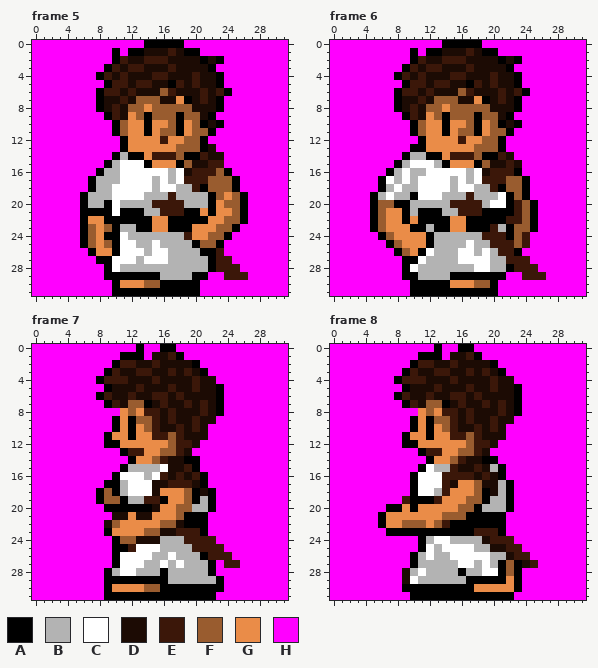
Pixel-art file: images/player.ase. Above is the file before it was changed.
32x32 pixels, 8 frames. Shown: frame 5, frame 6, frame 7, frame 8.
Palette (. is transparent): A #000000  B #b3b3b3  C #ffffff  D #1c0b04  E #3b1709  F #995c2f  G #ea8c48  H #ff00ff
Pixels before, frame 5, first column x 0:
 0 HHHHHHHHHHHHHHAAAAAHHHHHHHHHHHHH
 1 HHHHHHHHHHAHAADDDEDAAHHHHHHHHHHH
 2 HHHHHHHHHHAEDDEEEDDDDADAHHHHHHHH
 3 HHHHHHHHHAEDEEDDDEDDDDAHHHHHHHHH
 4 HHHHHHHHAEDEDDDEEDDDEDDAHHHHHHHH
 5 HHHHHHHHHAEEDEEDDAEDEDDAHHHHHHHH
 6 HHHHHHHHAEEDEDDDFEDDDEDEAHHHHHHH
 7 HHHHHHHHADDEDFFFDDGADEDAHHHHHHHH
 8 HHHHHHHHADEDFFGFFFFFDDDAHHHHHHHH
 9 HHHHHHHHHAEDGFAFFFAFFDAHHHHHHHHH
10 HHHHHHHHHHAFGGAGGFAGFADAHHHHHHHH
11 HHHHHHHHHHAFGGAGFFAGFFAHHHHHHHHH
12 HHHHHHHHHHHAGGGGEGGFFAHHHHHHHHHH
13 HHHHHHHHHHHAGGGGGGFFFADHHHHHHHHH
14 HHHHHHHHHHABAAGEEEFAAEDDHHHHHHHH
15 HHHHHHHHHABCCCAGGGAFDDEEHHHHHHHH
16 HHHHHHHHABBCCCCCCBCDEEEFAHHHHHHH
17 HHHHHHHABBBCCCCBCBCEEEFFFAHHHHHH
18 HHHHHHHABBCCCCCBCCBBEAFFFAHHHHHH
19 HHHHHHABBBCCCCBBBEBBBBAFGFAHHHHH
20 HHHHHHABBACBBBBEEEEBBBAGFFAHHHHH
21 HHHHHHAAAACAAABBEEEAAGAGGFAHHHHH
22 HHHHHHAGGAAAAAAGGAAAAAGGFFAHHHHH
23 HHHHHHAFGFABBAAGGAAAGGGFFAHHHHHH
24 HHHHHHAFGAACBBBBBBBEGGFFAHHHHHHH
25 HHHHHHAFGFACCBBCBBBBAFFAHHHHHHHH
26 HHHHHHHAGGACCCBCCBBBBAAEHHHHHHHH
27 HHHHHHHHAACCCBCCCBBBBBAEEHHHHHHH
28 HHHHHHHHHACBBBBBBBBBBBAEEEHHHHHH
29 HHHHHHHHHAAAAAAABBBBAAHHEEEHHHHH
30 HHHHHHHHHHAGGGFFAAAAAHHHHHHHHHHH
31 HHHHHHHHHHAAAAAAAAAAAHHHHHHHHHHH
Pixels before, frame 6, first column x 0:
 0 HHHHHHHHHHHHHHAAAAAHHHHHHHHHHHHH
 1 HHHHHHHHHHAHAADDDEDAAHHHHHHHHHHH
 2 HHHHHHHHHHAEDDEEEDDDDADAHHHHHHHH
 3 HHHHHHHHHAEDEEDDDEDDDDAHHHHHHHHH
 4 HHHHHHHHAEDEDDDEEDDDEDDAHHHHHHHH
 5 HHHHHHHHHAEEDEEDDAEDEDDAHHHHHHHH
 6 HHHHHHHHAEEDEDDDFEDDDEDEAHHHHHHH
 7 HHHHHHHHADDEDFFFDDGADEDAHHHHHHHH
 8 HHHHHHHHADEDFFGFFFFFDDDAHHHHHHHH
 9 HHHHHHHHHAEDGFAFFFAFFDAHHHHHHHHH
10 HHHHHHHHHHAFGGAGGFAGFADAHHHHHHHH
11 HHHHHHHHHHAFGGAGFFAGFFAHHHHHHHHH
12 HHHHHHHHHHHAGGGGEGGFFAHHHHHHHHHH
13 HHHHHHHHHHAAGGGGGGFFFAHHHHHHHHHH
14 HHHHHHHHHABBAAGEEEFAAEDHHHHHHHHH
15 HHHHHHHHABCCCBAGGGAFDDEDHHHHHHHH
16 HHHHHHHABCBBCCCCCBCDEEEAHHHHHHHH
17 HHHHHHACBCBCCCCBCBCEEEFFAHHHHHHH
18 HHHHHHABCBBCCCCBCCBBEAFFAHHHHHHH
19 HHHHHABCBBACCCBBBEBBBCAFAHHHHHHH
20 HHHHHAFFAABBBBBEEEEBCCAEFAHHHHHH
21 HHHHHAFGGABAAABBEEEAAAAEFAHHHHHH
22 HHHHHAFGGAGAAAAGGAAAAAEEFAHHHHHH
23 HHHHHAFGGGAABAAGGAAAEBAFFAHHHHHH
24 HHHHHHAFGGGGABBBBBBEEEAFEHHHHHHH
25 HHHHHHHAFGGGABBBBCBBEEEFEHHHHHHH
26 HHHHHHHHAFGACBBBCCBCBEEAHHHHHHHH
27 HHHHHHHHHAACBBBBCCCCBBEEEHHHHHHH
28 HHHHHHHHHACBBBBBBBCCBBAEEEHHHHHH
29 HHHHHHHHHAABBBBAAAAAAAHHEEEHHHHH
30 HHHHHHHHHHAAAAAGGGFFAHHHHHHHHHHH
31 HHHHHHHHHHAAAAAAAAAAAHHHHHHHHHHH
Pixels before, frame 7, first column x 0:
 0 HHHHHHHHHHHHHAHHAAHHHHHHHHHHHHHH
 1 HHHHHHHHHHHAAAHDDEAHHHHHHHHHHHHH
 2 HHHHHHHHHHAEEDDEDDDDAHHHHHHHHHHH
 3 HHHHHHHHHAEDDEEDDEDEDAHHHHHHHHHH
 4 HHHHHHHHAEEEDDDEDDDDEDDHHHHHHHHH
 5 HHHHHHHHHADDDEDDDEDDEDDAHHHHHHHH
 6 HHHHHHHHAEDDEDDEEDEDDDDAHHHHHHHH
 7 HHHHHHHHHAEDFFADEDDEDEDAHHHHHHHH
 8 HHHHHHHHHHHGFGEEDEDDDEDAHHHHHHHH
 9 HHHHHHHHHHAGAFFEDEDDEDDHHHHHHHHH
10 HHHHHHHHHHAGAGFEDDEDEDHHHHHHHHHH
11 HHHHHHHHHAGGAGGEEFEDDDHHHHHHHHHH
12 HHHHHHHHHAAGGGGGGFEEDHHHHHHHHHHH
13 HHHHHHHHHHHAEEGGFFEDHHHHHHHHHHHH
14 HHHHHHHHHHHHAGGFEDDAAHHHHHHHHHHH
15 HHHHHHHHHHHABBBBCDDEAHHHHHHHHHHH
16 HHHHHHHHHHACCCBCEDEDEAHHHHHHHHHH
17 HHHHHHHHHAABCCCDDEEEDAHHHHHHHHHH
18 HHHHHHHHAFABCCCDGGGFADAHHHHHHHHH
19 HHHHHHHHAFFABBEEAGGFABAHHHHHHHHH
20 HHHHHHHHHAAAAAADGGFFBBAHHHHHHHHH
21 HHHHHHHHHHDDGDDGGGFAAAHHHHHHHHHH
22 HHHHHHHHHDFGGGGGFFDAAAHHHHHHHHHH
23 HHHHHHHHHAGGGGFFDDEEEAHHHHHHHHHH
24 HHHHHHHHHHAFFDDDBBBEEEEHHHHHHHHH
25 HHHHHHHHHHAAECCCBBBBEEEEHHHHHHHH
26 HHHHHHHHHHACCCCBBCBBBAEEEHHHHHHH
27 HHHHHHHHHHACCCBBCBCBBBAHEEHHHHHH
28 HHHHHHHHHABCCBBBABBBBBAHHHHHHHHH
29 HHHHHHHHHAAAAAAAABBBBBBAHHHHHHHH
30 HHHHHHHHHAGGGGFFAAAAAAAAHHHHHHHH
31 HHHHHHHHHAAAAAAAAAAAAAAHHHHHHHHH
Pixels before, frame 8, first column x 0:
 0 HHHHHHHHHHHHHAHHAAHHHHHHHHHHHHHH
 1 HHHHHHHHHHHAAAHDDEAHHHHHHHHHHHHH
 2 HHHHHHHHHHAEEDDEDDDDAHHHHHHHHHHH
 3 HHHHHHHHHAEDDEEDDEDEDAHHHHHHHHHH
 4 HHHHHHHHAEEEDDDEDDDDEDDHHHHHHHHH
 5 HHHHHHHHHADDDEDDDEDDEDDAHHHHHHHH
 6 HHHHHHHHAEDDEDDEEDEDDDDAHHHHHHHH
 7 HHHHHHHHHAEDFFADEDDEDEDAHHHHHHHH
 8 HHHHHHHHHHHGFGEEDEDDDEDAHHHHHHHH
 9 HHHHHHHHHHAGAFFEDEDDEDDHHHHHHHHH
10 HHHHHHHHHHAGAGFEDDEDEDHHHHHHHHHH
11 HHHHHHHHHAGGAGGEEFEDDDHHHHHHHHHH
12 HHHHHHHHHAAGGGGGGFEEDHHHHHHHHHHH
13 HHHHHHHHHHHAEEGGFFEDHHHHHHHHHHHH
14 HHHHHHHHHHHHAGGFEDDAAHHHHHHHHHHH
15 HHHHHHHHHHHACBBEDDEDBAHHHHHHHHHH
16 HHHHHHHHHHACCCEEEEDEDAHHHHHHHHHH
17 HHHHHHHHHHACCCEDGGFDDBAHHHHHHHHH
18 HHHHHHHHHHACCBEGGGFADBAHHHHHHHHH
19 HHHHHHHHHEAAAEGGGFFABBAHHHHHHHHH
20 HHHHHHHAAGAGGGGGFFABBBAHHHHHHHHH
21 HHHHHHAGGGGGGGFFFAAAAAHHHHHHHHHH
22 HHHHHHAGGFFFGFEAAAAAAAHHHHHHHHHH
23 HHHHHHHAAAAAAAAAAAEEEAHHHHHHHHHH
24 HHHHHHHHHHHABCCBBBBDEEEHHHHHHHHH
25 HHHHHHHHHHHACBCCCCBBDDEEHHHHHHHH
26 HHHHHHHHHHABCBBCCCCCBBDEEHHHHHHH
27 HHHHHHHHHHABBBBBCCBCBAFADEHHHHHH
28 HHHHHHHHHDBCBBBBABBCCAFAHHHHHHHH
29 HHHHHHHHHDCBBBBBBAAAAAGAHHHHHHHH
30 HHHHHHHHHAAAAAAAAAGGGGGAHHHHHHHH
31 HHHHHHHHHHAAAAAAAAAAAAAHHHHHHHHH
The same view after the edit:
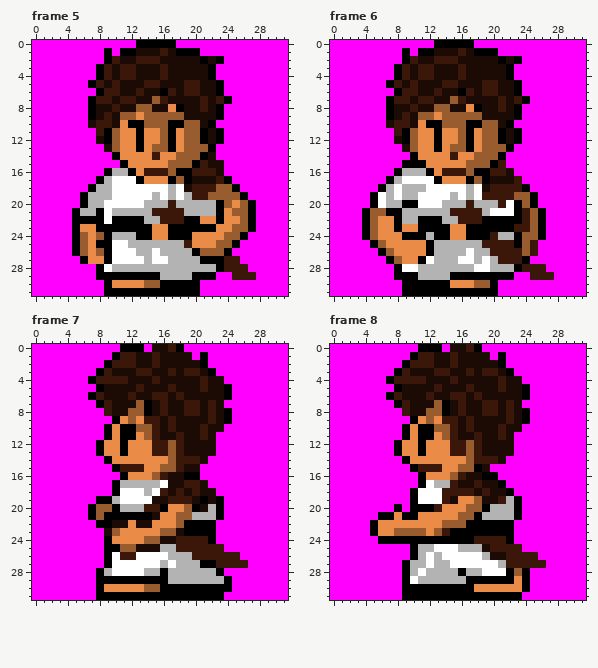
From the commit log: Partial progress on player proportions
Edits made:
Changed rows in their new state; - is an unchanged pixel.
Frame 5:
first column x 5:
 0 --------A----H---------
 1 ----AHA-D--EDA---------
 2 ----AED-E--D-----------
 3 ---AEDE-D--ED----------
 4 -------E--D----D-AH----
 5 --AED-D-D-E-DDE--------
 6 -------DE--A--EED-AH---
 7 --AEE--EDD-E-DD---EA---
 8 --AD---D-FDDGAD-E------
 9 --ADEDFFGF---FDD-DA----
10 --DEEDGAAFFFA-F-DAH----
11 ---EAFG-AG--AGF-ADA----
12 ---DAFG-A--FA----DA----
13 ----DFG-A-FFAG--FA-----
14 ------GGG--GG-FFA-H----
15 ----HHAGGG--FF-AEDD----
16 ---HA-BAGEEEFAA---DH---
17 --HA-C--AGGGAFADDDEAH--
18 ----------C-BCD-EE-----
19 ---------C-CBC-EEF-F---
20 ----C-CCC-BB-B---BA-GFA
21 ABB-CBBBB-E---BBBBA--FA
22 A-AAC----BBEEE--G-AGGFA
23 AGGAA-AA-------AAAGGFFA
24 AFGF-BB-AAGGAAA--GGFFA-
25 AFGAAC-B--B---EGGGFFA--
26 AFGFAC--B--B---AFFFA---
27 -AGG----CB------A-A-E--
28 ---ACB-----------BA--E-
29 ---A-------------A-H--E
30 ----AG-----------------
31 ----A------------------
Frame 6:
first column x 4:
 0 ---------A----H---------
 1 -----AHA-D--EDA---------
 2 -----AED-E--D-----------
 3 ----AEDE-D--ED----------
 4 --------E--D----D-AH----
 5 ---AED-D-D-E-DDE--------
 6 --------DE--A--EED-AH---
 7 ---AEE--EDD-E-DD---EA---
 8 ---AD---D-FDDGAD-E------
 9 ---ADEDFFGF---FDD-DA----
10 ---DEEDGAAFFFA-F-DAH----
11 ----EAFG-AG--AGF-ADA----
12 ----DAFG-A--FA----DA----
13 -----DFG-A-FFAG--FA-----
14 -----HAGGG--GG-FFAH-----
15 ----HAAAGGG--FF-AEHH----
16 ---HAB--AGEEEFAA--DH----
17 --HA--C--AGGGAFADDDEH---
18 -------B---C-BCD-EEE----
19 --CBC-B---C-CBCEEEE-FA--
20 --CBB-ACCC-BB-B-BECA----
21 AF-AAB-BBB-E---BCCCAEFA-
22 AFG-ABB---BBEEE---AAEFA-
23 AFG-A-G-A-------AA-EEFA-
24 AFGG-AAABAAGGAAA-BBAFFA-
25 -AFGG--------B-E---AFE--
26 --AFGG-GA---B--BE--EFE--
27 ---AFGGAC-----B--E--A---
28 ----AC------------BA--E-
29 ----A-------------A-H--E
30 -----A------------------
31 -----A------------------
Frame 7:
first column x 7:
 0 ----AA--DDEA--------
 1 ---AEEDDE-DDD-A-----
 2 --AE---------DA-----
 3 -AED---------EDA----
 4 AE-----------DE-D---
 5 -AD----------DE-DA--
 6 AED-------------DA--
 7 -AED-D-------EDED---
 8 --EDD-FADED-EEDEDA--
 9 -----FGE-----D-EDA--
10 --AGA-F---ED-DEDD---
11 ----A--F-DD---ED----
12 -AGGA---EE--D-DD----
13 -AGG-GG-EE---DDD----
14 --AGGG--GGFEEED-----
15 ---AEEEGGFFEDD------
16 ---HAGGGF--DAAH-----
17 --H--BBBBCDD-ED-----
18 -HH-C--BCEDEDE-D----
19 --ABCCCCDDEEEDADA---
20 AFF-BBBEEA-G-ADBA---
21 AFAAAAAAD---FBBBA---
22 -AADD-DD-GGF---A----
23 --DF---GGFFDAA-A----
24 --AGGGGFFDDE---A----
25 --A-FFDDD--EE-------
26 --ACEE--CCB--EE---E-
27 --AC---CCBCB--A-E--E
28 -ABC--C--------BA---
29 -A--------------BA--
30 -AG--------------A--
31 -A--------------A---
Frame 8:
first column x 5:
 0 ------AA--DDEA--------
 1 -----AEEDDE-DDD-A-----
 2 ----AE---------DA-----
 3 ---AED---------EDA----
 4 --AE-----------DE-D---
 5 ---AD----------DE-DA--
 6 --AED-------------DA--
 7 ---AED-D-------EDED---
 8 ----EDD-FADED-EEDEDA--
 9 -------FGE-----D-EDA--
10 ----AGA-F---ED-DEDD---
11 ------A--F-DD---ED----
12 ---AGGA---EE--D-DD----
13 ---AGG-GG-EE---DDD----
14 ----AGGG--GGFEEED-----
15 -----AEEEGGFFA-HH-----
16 -----HAGGGF-D-AAH-----
17 -----HA-BBEDDE--AH----
18 --------C-EEEDE-D-----
19 ----H-CCCED-G-DDEBA---
20 --H-H-AAE--G-FA--BA---
21 --A-AA---GG-F-BBBBA---
22 AG--GGG-GFFF-----A----
23 AGGFFFFGFE---AAA-A----
24 -AAAAA-AAAAAAEE--A----
25 -----ABBC--BB-DEE-----
26 ---------C----BDDE--E-
27 ----AB-C--C--C-CBEEE-E
28 ----A-----------CAFA--
29 ----A------------AGA--
30 ------------------GA--
31 ----A-------------A---
Pixel boxes of the changes (left, top, right, bottom) in both pictures:
changed: (72, 40, 256, 296)
changed: (362, 40, 554, 296)
changed: (88, 344, 248, 600)
changed: (370, 344, 546, 600)
